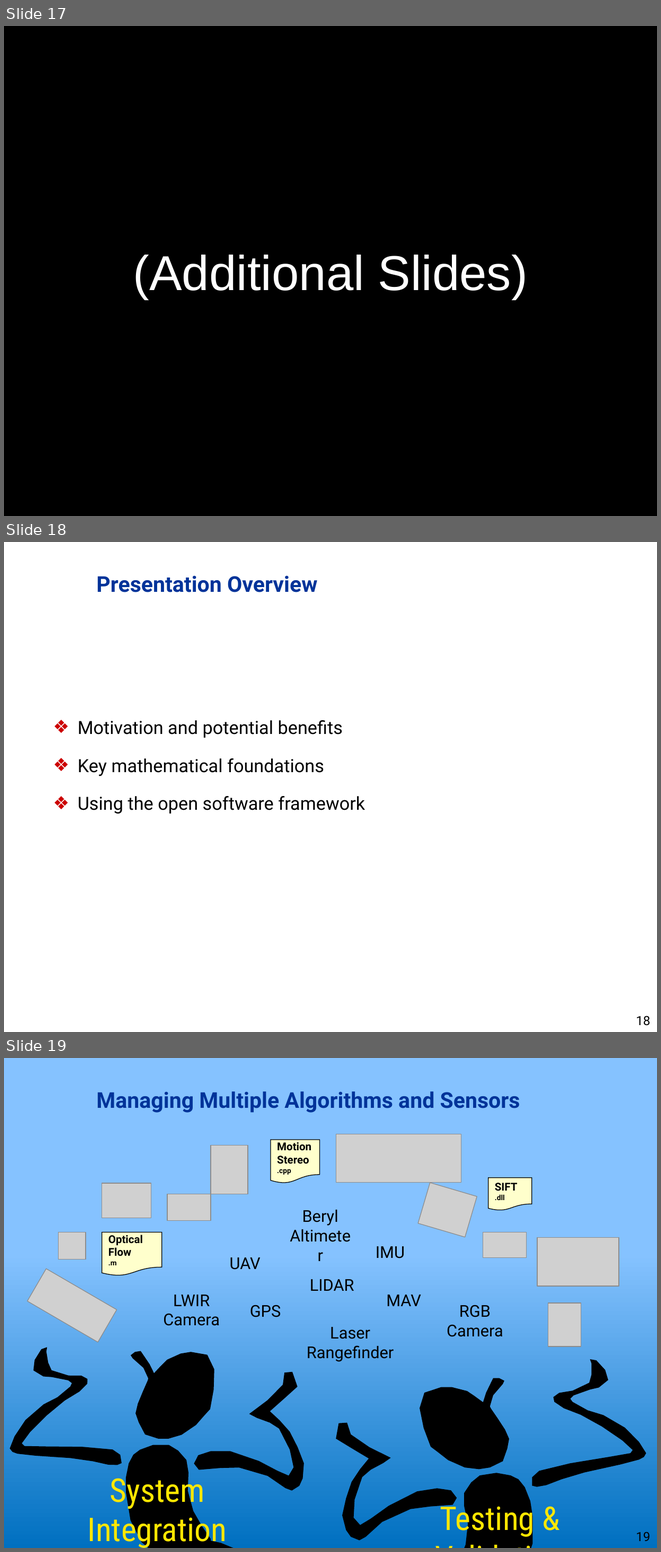
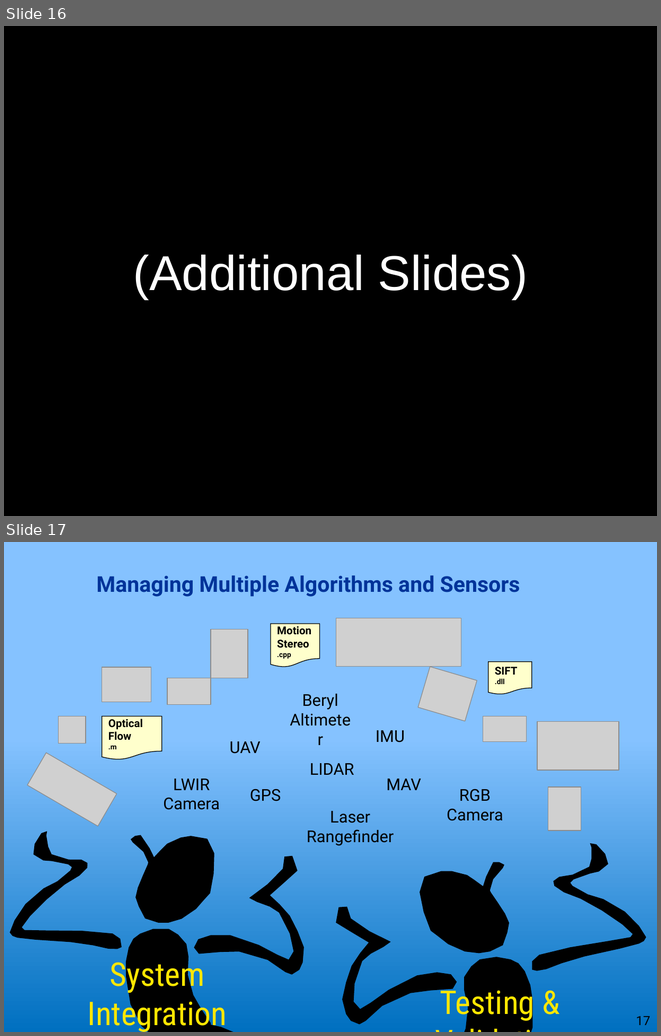
Before and after one commit to dddvision/functionalnavigation, a slide deck: docs/JNC2011/presentation.pptx. Shown one above the other, each under a label of ours: slides 17, 18 and 19 before the commit, slides 16 and 17 after it. The pictures are 661x1552 and 661x1036 pixels, drawn with LibreOffice and Linux fonts; fonts in the diff are those of the drawing; grey boxes stand for pictures; background and template pictures are left out. Boxes give left, top, right and bottom in pixels: in the first picture for what was removed or moved away, otherwise in the second. Text is boxed around its words. In the diff, an @@ line names an element or a change of style, - is before the commit and + after.

```diff
--- a/docs/JNC2011/presentation.pptx
+++ b/docs/JNC2011/presentation.pptx
@@ slide 18 removed at (4,542,657,1032), background #FFFFFF @@
@@ title removed at (96,575,317,592) @@
-Presentation Overview
@@ text removed at (78,720,365,813) @@
-❖ Motivation and potential benefits
-❖ Key mathematical foundations
-❖ Using the open software framework
@@ page number removed at (636,1015,650,1025) @@
-18
@@ what was slide 17 is now slide 16 @@
@@ what was slide 19 is now slide 17 @@
@@ page number at (636,1016,650,1025): text changed @@
-19
+17
```
Also in this commit, not shown: 14 slides changed, 2 slides added, 3 other slides removed.
